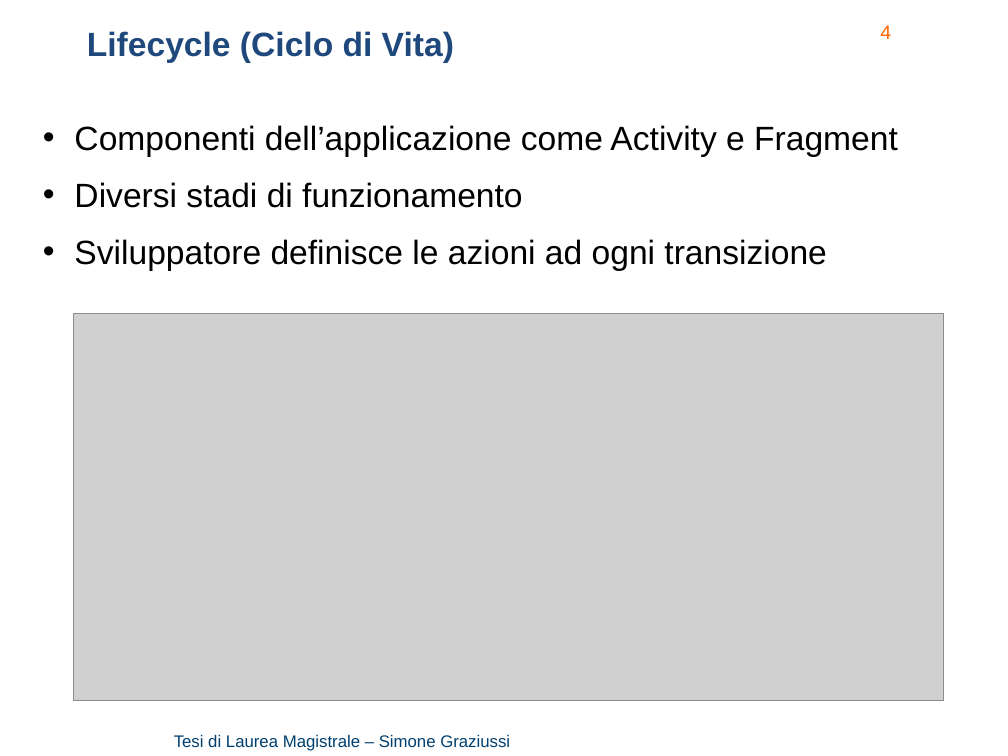
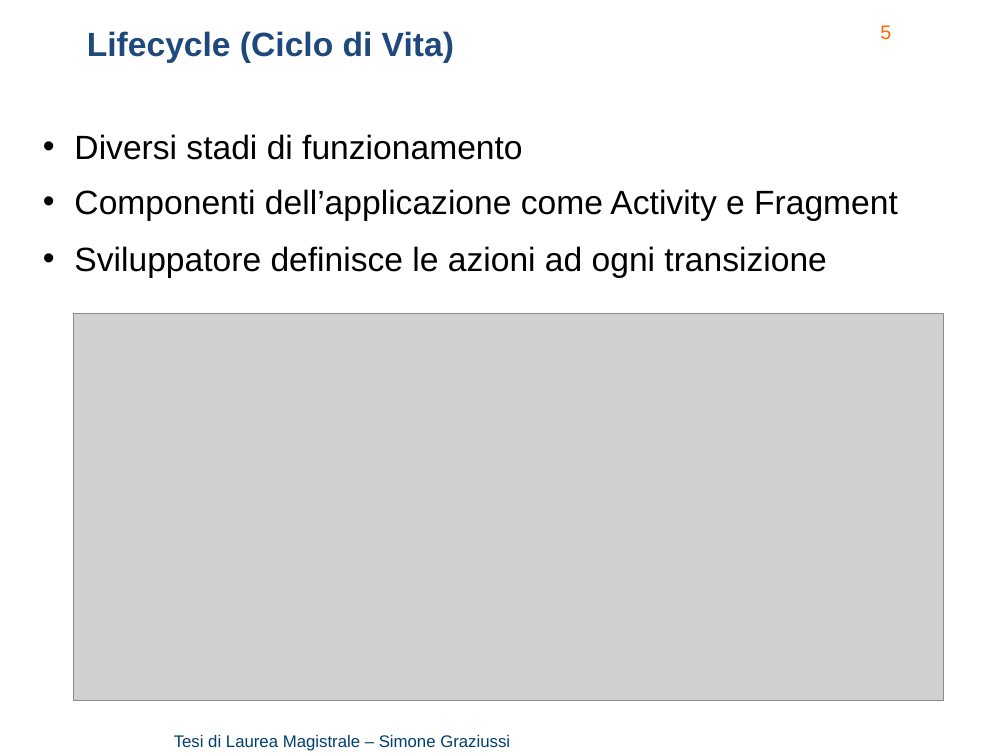
Before and after one commit to Simone3/Thesis, a slide deck: slide 5 of Presentation/Presentation.pptx (slide 4 before the commit). Drawn at 1008x756 pixels with LibreOffice and Linux fonts; fonts in the diff are those of the drawing; grey boxes stand for pictures; background and template pictures are left out. Boxes give left, top, right and bottom in pixels: in the first picture for what was removed or moved away, otherwise in the second. Text is boxed around its words. In the diff, an @@ line names an element or a change of style, - is before the commit and + after.

```diff
--- a/Presentation/Presentation.pptx
+++ b/Presentation/Presentation.pptx
@@ page number at [880, 25, 891, 40]: text changed @@
-4
+5
@@ text at [74, 125, 898, 208]: paragraphs removed @@
-• Componenti dell’applicazione come Activity e Fragment
-• Diversi stadi di funzionamento
@@ text added at [74, 134, 522, 160], 24 pt, text #000000 @@
+• Diversi stadi di funzionamento
@@ text added at [74, 189, 898, 221], 24 pt, text #000000 @@
+• Componenti dell’applicazione come Activity e Fragment
@@ text "Sviluppatore definisce le azioni ad ...": place and size @@
-text "Sviluppatore definisce le azioni ad ..." at [74, 125, 898, 271]
+text "Sviluppatore definisce le azioni ad ..." at [74, 246, 826, 278]
```
Also in this commit, not shown: 8 other slides changed, 1 slide added, 1 other file.
